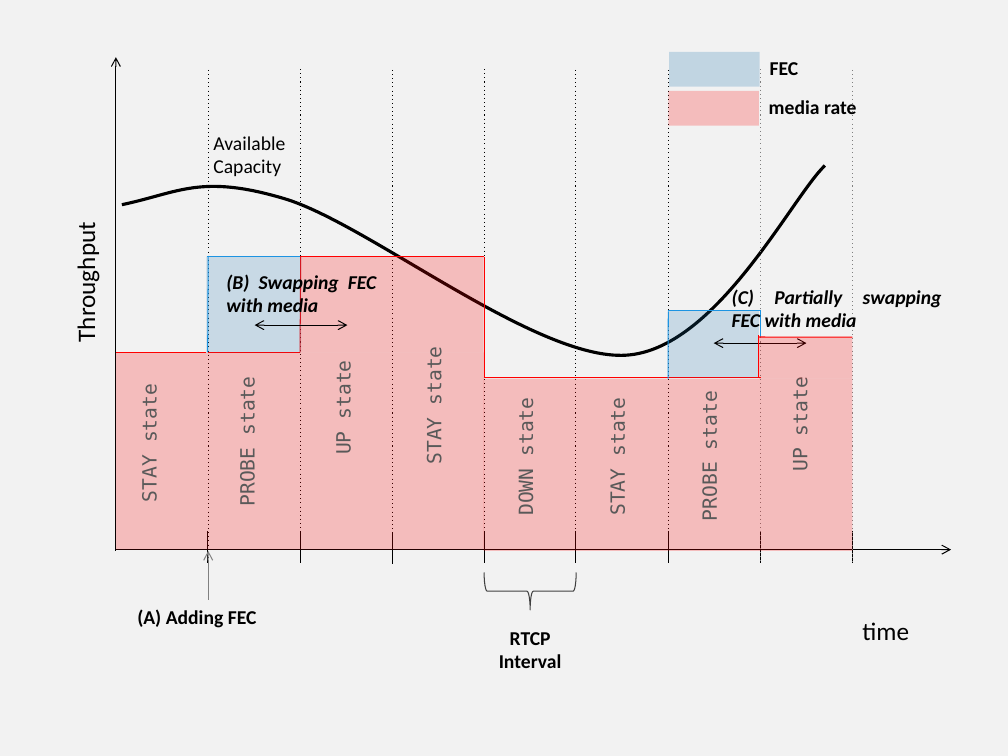
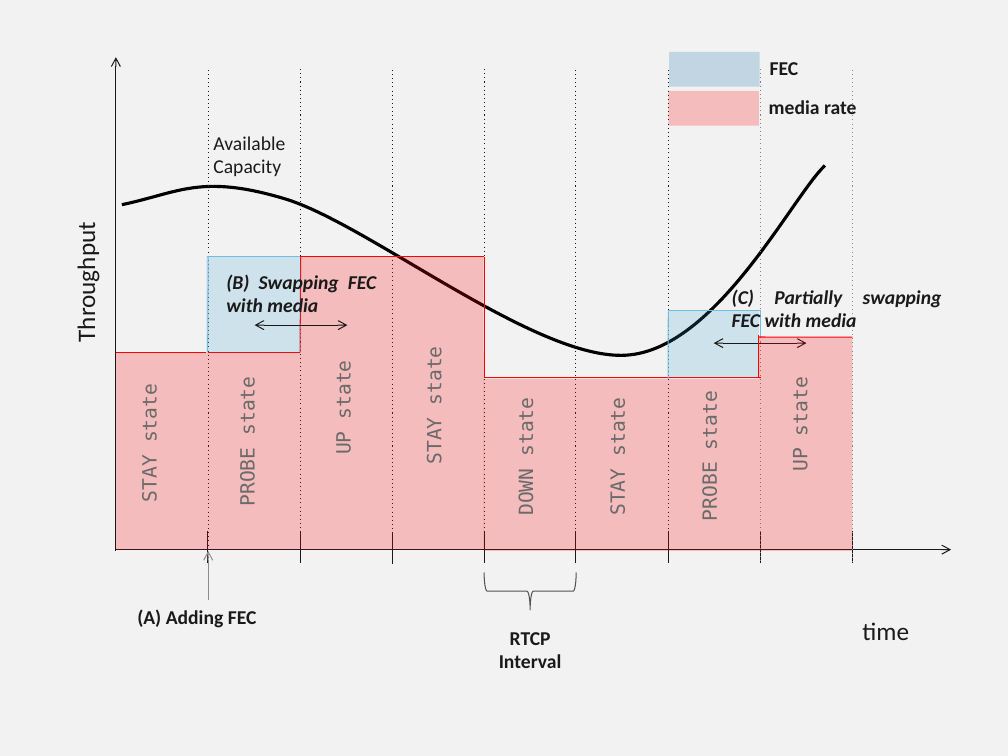
Before and after one commit to vr000m/PhD-thesis, a slide deck: slide 10 of graphs/source/chap5-src.pptx. Drawn at 1008x756 pixels with LibreOffice and Linux fonts; fonts in the diff are those of the drawing. Boxes give left, top, right and bottom in pixels: in the first picture for what was removed or moved away, otherwise in the second. Text is boxed around its words. In the diff, an @@ line names an element or a change of style, - is before the commit and + after.

```diff
--- a/graphs/source/chap5-src.pptx
+++ b/graphs/source/chap5-src.pptx
@@ arrow (116, 57) - (116, 551): stroke #000000 0.75 pt to #191919 0.75 pt @@
@@ line (209, 70) - (209, 563): stroke #000000 0.75 pt dashed to #191919 0.75 pt dashed @@
@@ line (300, 70) - (300, 562): stroke #000000 0.75 pt dashed to #191919 0.75 pt dashed @@
@@ line (392, 70) - (392, 563): stroke #000000 0.75 pt dashed to #191919 0.75 pt dashed @@
@@ line (484, 70) - (484, 562): stroke #000000 0.75 pt dashed to #191919 0.75 pt dashed @@
@@ line (576, 70) - (576, 563): stroke #000000 0.75 pt dashed to #191919 0.75 pt dashed @@
@@ line (668, 70) - (668, 563): stroke #000000 0.75 pt dashed to #191919 0.75 pt dashed @@
@@ line (853, 70) - (853, 563): stroke #808080 0.75 pt dashed to #8C8C8C 0.75 pt dashed @@
@@ text colour #000000 to #1A1A1A in 9 elements at [499,632,562,668], [862,622,909,640], [71,234,102,338], [769,99,856,120], [770,62,799,75], [137,609,257,628], [226,272,376,318], [732,287,942,331], [213,136,285,176] @@
@@ rectangle at [207,257,301,353]: fill #1772AD at 19% opacity to #339FD0 at 19% opacity @@
@@ line (207, 257) - (299, 257): stroke #1E95E2 0.75 pt to #74BDDE 0.75 pt @@
@@ line (209, 257) - (208, 352): stroke #1E95E2 0.75 pt to #74BDDE 0.75 pt @@
@@ double arrow (255, 326) - (348, 326): stroke #000000 0.75 pt to #191919 0.75 pt @@
@@ line (667, 310) - (760, 310): stroke #1E95E2 0.75 pt to #74BDDE 0.75 pt @@
@@ rectangle at [668,310,759,378]: fill #1772AD at 19% opacity to #339FD0 at 19% opacity @@
@@ line (668, 311) - (668, 379): stroke #1E95E2 0.75 pt to #74BDDE 0.75 pt @@
@@ line (760, 309) - (760, 337): stroke #1E95E2 0.75 pt to #74BDDE 0.75 pt @@
@@ double arrow (714, 343) - (806, 343): stroke #000000 0.75 pt to #191919 0.75 pt @@
@@ text colour #595959 to #6A6A6A in 8 elements at [138,389,161,501], [236,381,259,504], [423,351,446,463], [607,403,630,514], [789,382,812,470], [332,365,355,453], [515,403,538,514], [699,396,722,519] @@
@@ line (208, 531) - (208, 562): stroke #000000 0.75 pt to #191919 0.75 pt @@
@@ line (300, 531) - (300, 562): stroke #000000 0.75 pt to #191919 0.75 pt @@
@@ line (392, 532) - (392, 563): stroke #000000 0.75 pt to #191919 0.75 pt @@
@@ line (484, 531) - (484, 562): stroke #000000 0.75 pt to #191919 0.75 pt @@
@@ line (576, 531) - (576, 562): stroke #000000 0.75 pt to #191919 0.75 pt @@
@@ line (668, 531) - (668, 562): stroke #000000 0.75 pt to #191919 0.75 pt @@
@@ line (760, 531) - (760, 562): stroke #000000 0.75 pt to #191919 0.75 pt @@
@@ line (853, 531) - (853, 562): stroke #000000 0.75 pt to #191919 0.75 pt @@
@@ arrow (952, 549) - (116, 549): stroke #000000 0.75 pt to #191919 0.75 pt @@
@@ arrow (209, 600) - (209, 551): stroke #808080 0.75 pt to #8C8C8C 0.75 pt @@
@@ left brace at [484,573,576,610]: outline #404040 0.75 pt to #535353 0.75 pt @@
```
Also in this commit, not shown: 14 other slides changed, 1 other file.
